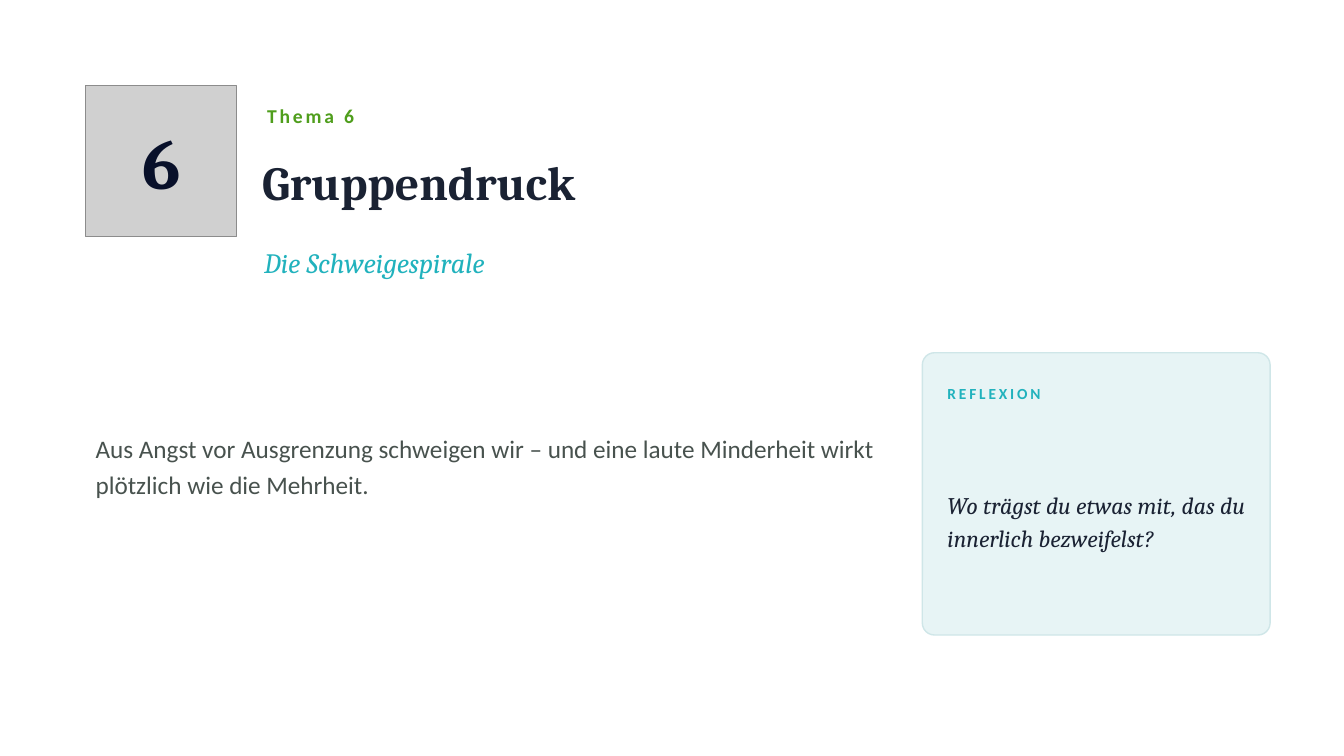
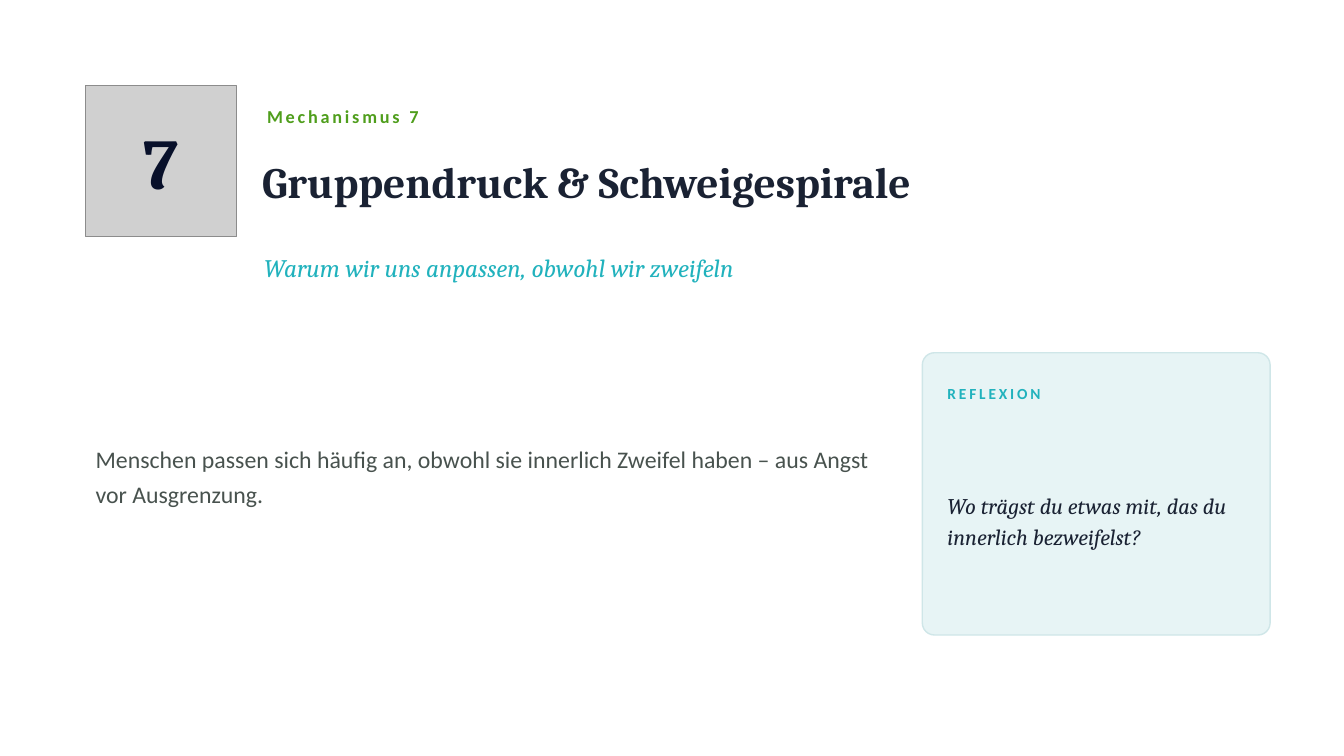
Before and after one commit to Heiko888/werdemeisterdeinergedanken, a slide deck: slide 15 of docs/workshop/mentale-selbstverteidigung/WMDG-Workshop-Mentale-Selbstverteidigung.pptx (slide 13 before the commit). Drawn at 1344x756 pixels with LibreOffice and Linux fonts; fonts in the diff are those of the drawing; grey boxes stand for pictures. Boxes give left, top, right and bottom in pixels: in the first picture for what was removed or moved away, otherwise in the second. Text is boxed around its words. In the diff, an @@ line names an element or a change of style, - is before the commit and + after.

```diff
--- a/docs/workshop/mentale-selbstverteidigung/WMDG-Workshop-Mentale-Selbstverteidigung.pptx
+++ b/docs/workshop/mentale-selbstverteidigung/WMDG-Workshop-Mentale-Selbstverteidigung.pptx
@@ text at [267,110,418,123]: text changed; size 14 to 13 pt @@
-Thema 6
+Mechanismus 7
@@ text at [144,141,179,190]: text changed @@
-6
+7
@@ text at [262,167,911,208]: text changed; size 34 to 31 pt @@
-Gruppendruck
+Gruppendruck & Schweigespirale
@@ text at [264,259,734,283]: text changed; size 20 to 18 pt @@
-Die Schweigespirale
+Warum wir uns anpassen, obwohl wir zweifeln
@@ text "Wo trägst du etwas mit, ..." at [947,498,1226,550]: size 17 to 16 pt @@
@@ text at [96,451,869,507]: text changed; size 18 to 17 pt @@
-Aus Angst vor Ausgrenzung schweigen wir – und eine laute Minderheit wirkt plötzlich wie die Mehrheit.
+Menschen passen sich häufig an, obwohl sie innerlich Zweifel haben – aus Angst vor Ausgrenzung.
```
Also in this commit, not shown: 8 other slides changed, 15 slides added, 5 slides removed, 3 other files.
